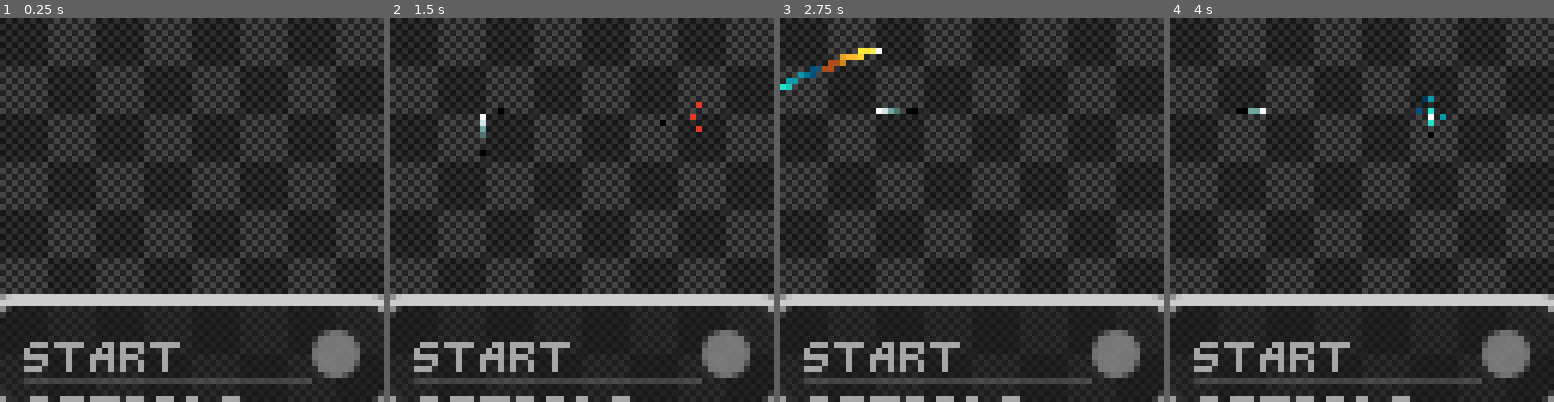
Above: before the commit, frames 1-4 (left to right).
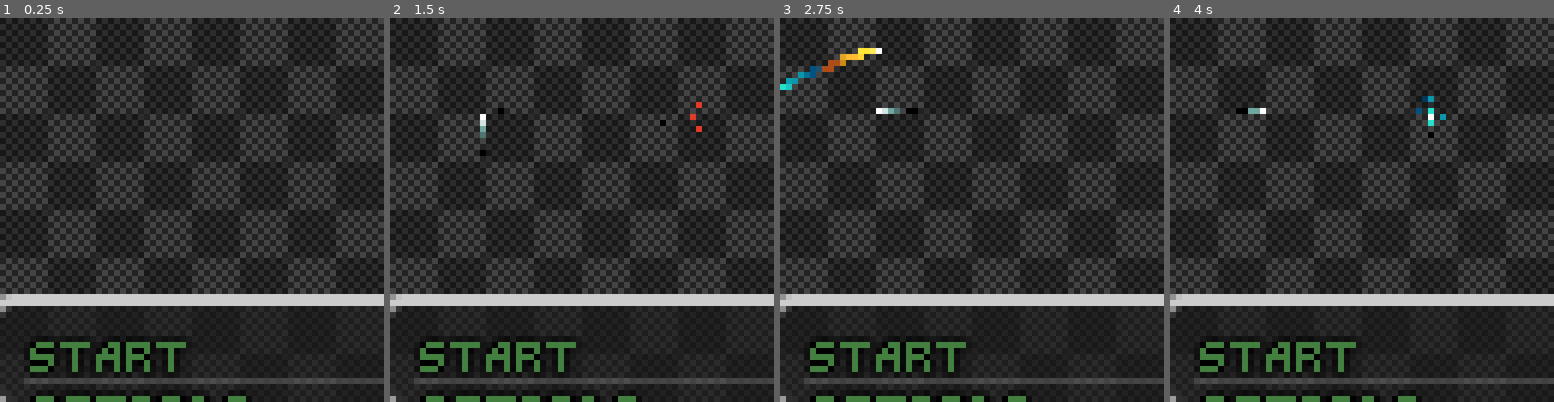
Above: after the commit, the same moments.

Repository: lynnpepin/demake86
Game: Godot game, scene res://Scenes/Screens/Start.tscn
Same seed, same stepped clock (60 frames per second), same inputs: the game is played once before the commit and once after it. This scene is started directly instead of the project's main scene.
Inputs (mouse positions are in pixels of both pictures, inside the frame that each line leads up to):
- Up to frame 1 (0.25 s): no input
- Up to frame 2 (1.5 s): tap Enter at 0.5 s; move the mouse to (666, 190) at 0.52 s; hold D (pad_right) 0.53-1.28 s; hold Space (pad_a) 0.53-1.28 s; move the mouse to (505, 229) at 1.27 s; hold S (pad_down) from 1.28 s (still down); tap Backspace (pad_b) at 1.35 s
- Up to frame 3 (2.75 s): move the mouse to (1010, 125) at 2.02 s; release S (pad_down) at 2.03 s; hold D (pad_right) from 2.03 s (still down); hold Q (pad_lb) from 2.03 s (still down)
- Up to frame 4 (4 s): move the mouse to (1342, 286) at 2.77 s; release D (pad_right) at 2.78 s; release Q (pad_lb) at 2.78 s; hold W (pad_up) 2.78-3.53 s; tap E (pad_rb) at 2.85 s; move the mouse to (1477, 267) at 3.52 s; hold A (pad_left) from 3.53 s (still down); hold Ctrl (pad_x) from 3.53 s (still down)

The runs differ from the first frame. In frame 1, 4.8% of the frame differs, in the area x 6-100%, y 71-100%; in frame 2, 4.8%; in frame 3, 4.8%; in frame 4, 4.8%.

Commit message:
wip start theming

Diff:
--- a/Scenes/Screens/Start.tscn
+++ b/Scenes/Screens/Start.tscn
@@ -141,6 +141,18 @@
 default_font = ExtResource("3_fm381")
 default_font_size = 5
 
+[sub_resource type="StyleBoxFlat" id="StyleBoxFlat_fm381"]
+content_margin_left = 4.0
+content_margin_top = 4.0
+content_margin_right = 4.0
+content_margin_bottom = 4.0
+bg_color = Color(0.1, 0.1, 0.1, 0.6)
+corner_radius_top_left = 3
+corner_radius_top_right = 3
+corner_radius_bottom_right = 3
+corner_radius_bottom_left = 3
+corner_detail = 5
+
 [node name="Start" type="Node2D" unique_id=921053637]
 script = ExtResource("1_etyfm")
 
@@ -220,15 +232,24 @@
 [node name="ItemList" type="ItemList" parent="Control" unique_id=1264372652]
 layout_mode = 0
 offset_top = 48.0
-offset_right = 64.0
+offset_right = 80.0
 offset_bottom = 64.0
 focus_neighbor_top = NodePath(".")
 focus_neighbor_bottom = NodePath(".")
 theme = SubResource("Theme_l4o21")
-theme_override_constants/h_separation = 0
+theme_override_colors/font_color = Color(0.26250002, 0.5, 0.25, 1)
+theme_override_colors/font_hovered_color = Color(0, 1, 1, 1)
+theme_override_colors/font_hovered_selected_color = Color(0, 0.8499182, 0.2834891, 1)
+theme_override_colors/font_selected_color = Color(0.05000007, 1, 0, 1)
+theme_override_colors/font_outline_color = Color(0, 0, 0, 1)
+theme_override_colors/scroll_hint_color = Color(0, 0, 0, 1)
+theme_override_colors/guide_color = Color(0.7, 0.7, 0.7, 0.25)
+theme_override_constants/h_separation = 2
 theme_override_constants/v_separation = 4
-theme_override_constants/outline_size = 0
+theme_override_constants/outline_size = 2
 theme_override_constants/line_separation = 2
+theme_override_constants/icon_margin = 4
+theme_override_styles/panel = SubResource("StyleBoxFlat_fm381")
 allow_reselect = true
 allow_rmb_select = true
 allow_search = false
